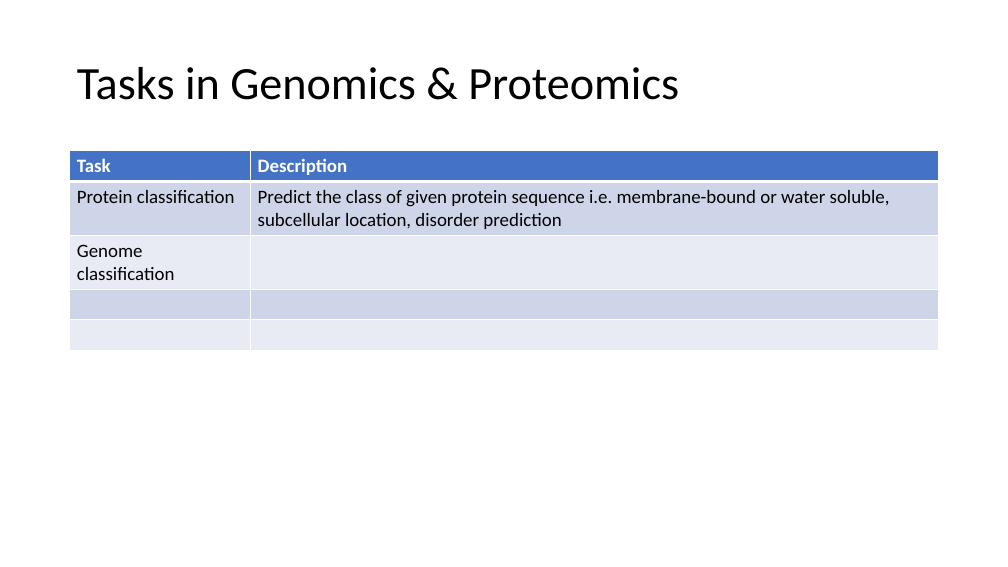
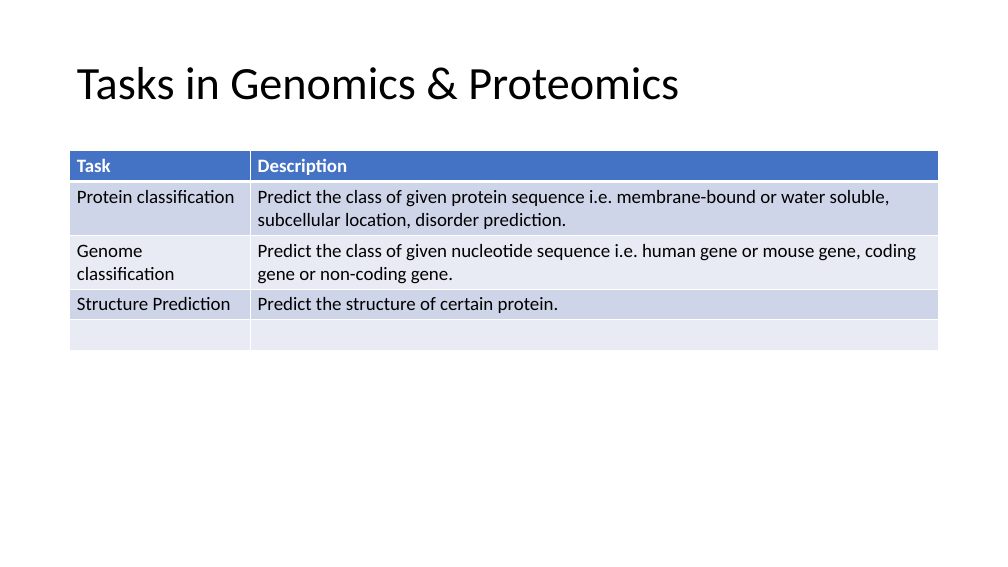
Before and after one commit to anwari32/sequence-processing, a slide deck: slide 3 of docs/Sequence Processing.pptx. Drawn at 1008x567 pixels with LibreOffice and Linux fonts; fonts in the diff are those of the drawing. Boxes give left, top, right and bottom in pixels: in the first picture for what was removed or moved away, otherwise in the second. Text is boxed around its words. In the diff, an @@ line names an element or a change of style, - is before the commit and + after.

```diff
--- a/docs/Sequence Processing.pptx
+++ b/docs/Sequence Processing.pptx
@@ table at [70,151,939,349] @@
-row 2: Protein classification | Predict the class of given protein sequence i.e. membrane-bound or water soluble, subcellular location, disorder prediction
-row 3: Genome classification | 
+row 2: Protein classification | Predict the class of given protein sequence i.e. membrane-bound or water soluble, subcellular location, disorder prediction.
+row 3: Genome classification | Predict the class of given nucleotide sequence i.e. human gene or mouse gene, coding gene or non-coding gene.
+row 4: Structure Prediction | Predict the structure of certain protein.
-row 5:  | 
```
Also in this commit, not shown: 1 other slide changed, 1 slide added.
